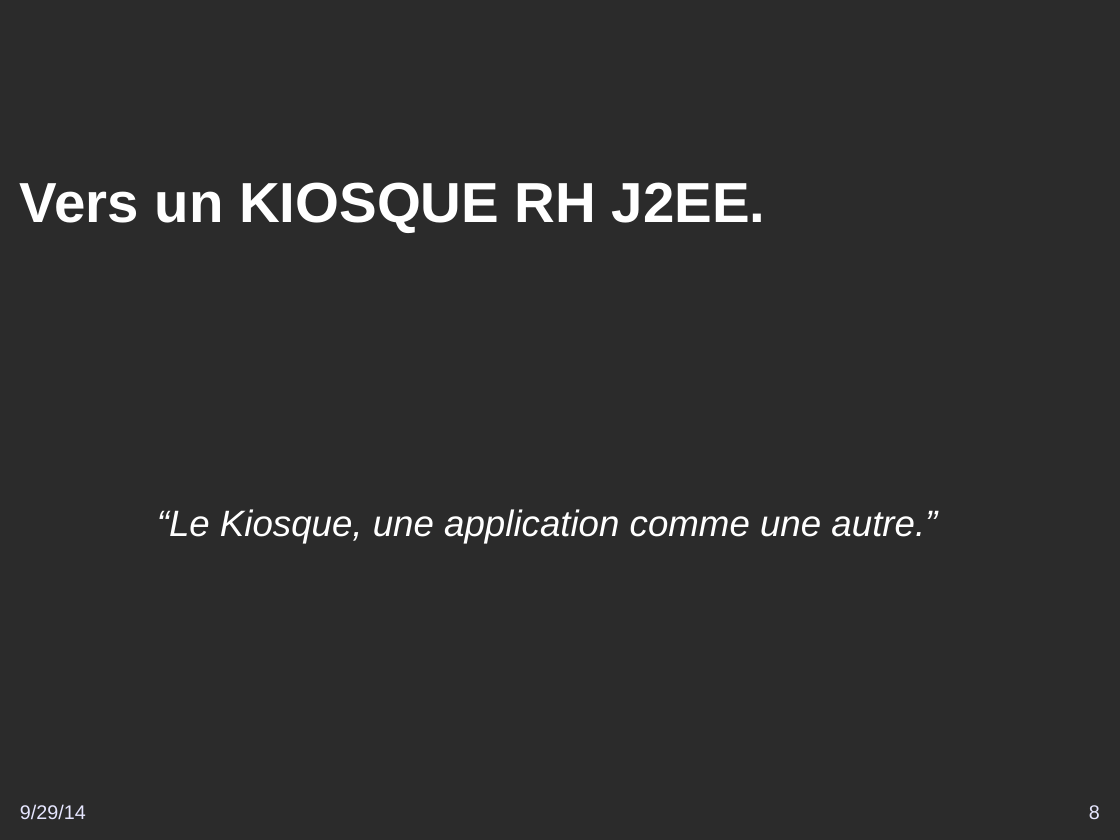
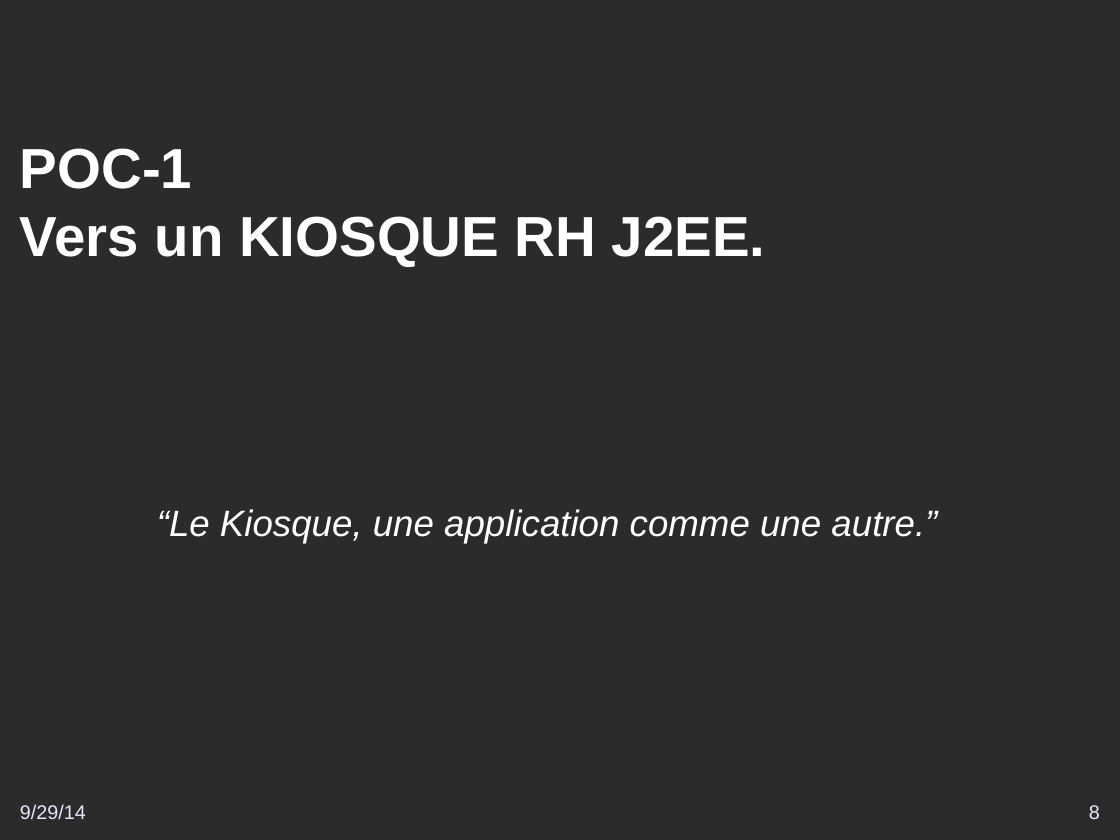
Before and after one commit to DSI-Ville-Noumea/sirh-kiosque-j2ee-old, a slide deck: slide 8 of src/site/resources/Vers_un_Kiosque_RH_J2EE.odp. Drawn at 1120x840 pixels with LibreOffice and Linux fonts; fonts in the diff are those of the drawing; background and template pictures are left out; a plain dark background stands for a picture behind light text. Boxes give left, top, right and bottom in pixels: in the first picture for what was removed or moved away, otherwise in the second. Text is boxed around its words. In the diff, an @@ line names an element or a change of style, - is before the commit and + after.

```diff
--- a/src/site/resources/Vers_un_Kiosque_RH_J2EE.odp
+++ b/src/site/resources/Vers_un_Kiosque_RH_J2EE.odp
@@ title at (x1=20, y1=148, x2=766, y2=266): text changed @@
-Vers un KIOSQUE RH J2EE.
+POC-1
+Vers un KIOSQUE RH J2EE.
```
Also in this commit, not shown: 8 other slides changed.
